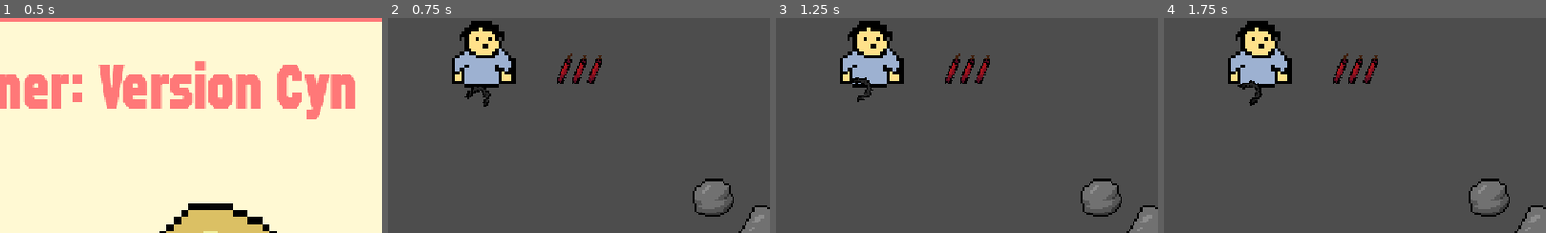
Above: before the commit, frames 1-4 (left to right).
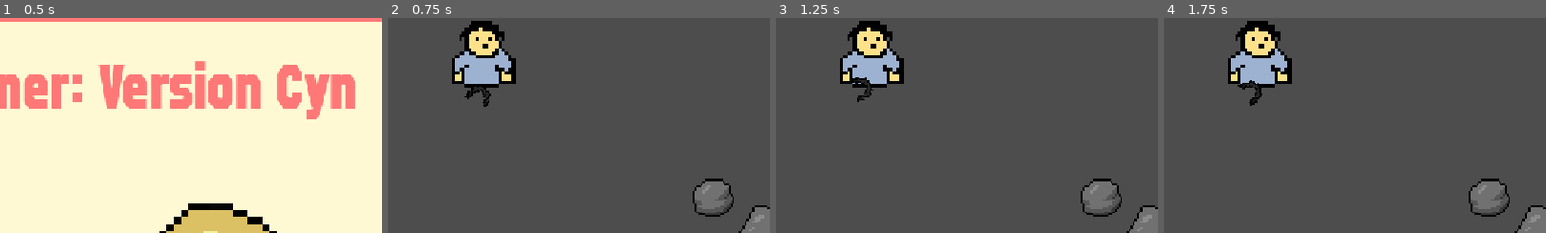
Above: after the commit, the same moments.

Repository: cindyschen/Gold-Miner-Version-Cyn
Game: Godot game, scene res://scenes/screens/main_menu.tscn
The game is run twice, just before and just after one commit, with the same random seed, the same clock (stepped at 60 frames per second) and the same inputs.
Inputs:
- Up to frame 1 (0.5 s): no input
- Up to frame 2 (0.75 s): click "Play" at 0.5 s
- Up to frame 3 (1.25 s): no input
- Up to frame 4 (1.75 s): tap W (throw_dynamite) at 1.35 s
The pictures show only the part of the screen within x 38-88%, y 0-50%; the shares and areas given below are measured in that part.

Frame 1 is identical in both runs. In frame 2, 0.7% of the frame differs, in the area x 44-56%, y 16-31%; in frame 3, 0.7%; in frame 4, 0.7%.

Commit message:
Dynamite functionality, shop basic layout

Diff:
--- a/scenes/dynamite.tscn
+++ b/scenes/dynamite_icon.tscn
@@ -1,14 +1,14 @@
 [gd_scene format=3 uid="uid://cxasos2ch8dfk"]
 
-[ext_resource type="Texture2D" uid="uid://brqi2cvcd7v27" path="res://assets/sprites/dynamite.png" id="1_rst6a"]
+[ext_resource type="Texture2D" uid="uid://brqi2cvcd7v27" path="res://assets/sprites/dynamite.png" id="1_r56ho"]
 
-[node name="dynamite" type="TextureRect" unique_id=1682750368]
+[node name="dynamiteIcon" type="TextureRect" unique_id=1682750368]
 custom_minimum_size = Vector2(48, 48)
 offset_right = 32.0
 offset_bottom = 32.0
 scale = Vector2(3, 3)
 offset_transform_enabled = true
 offset_transform_rotation = -0.37524578
-texture = ExtResource("1_rst6a")
+texture = ExtResource("1_r56ho")
 expand_mode = 1
 stretch_mode = 5
--- a/scenes/menu.tres
+++ b/scenes/menu.tres
@@ -23,6 +23,9 @@
 border_width_bottom = 6
 border_color = Color(1, 0.85882354, 0.6901961, 1)
 
+[sub_resource type="StyleBoxFlat" id="StyleBoxFlat_axncg"]
+bg_color = Color(1, 0.8, 0.72156864, 1)
+
 [resource]
 default_font = ExtResource("1_is4b8")
 Button/colors/font_color = Color(1, 0.47000003, 0.47000003, 1)
@@ -37,3 +40,5 @@
 RichTextLabel/constants/line_separation = 0
 RichTextLabel/constants/table_h_separation = 3
 RichTextLabel/font_sizes/normal_font_size = 96
+ShopPanelContainer/base_type = &"PanelContainer"
+ShopPanelContainer/styles/panel = SubResource("StyleBoxFlat_axncg")
--- /dev/null
+++ b/scenes/objects/dynamite.tscn
@@ -0,0 +1,24 @@
+[gd_scene format=3 uid="uid://cxbiq3sgrts4g"]
+
+[ext_resource type="Script" uid="uid://bwdm82dsqeiyn" path="res://scripts/dynamite.gd" id="1_5xtdh"]
+[ext_resource type="Texture2D" uid="uid://brqi2cvcd7v27" path="res://assets/sprites/dynamite.png" id="2_axncg"]
+
+[sub_resource type="RectangleShape2D" id="RectangleShape2D_1he41"]
+size = Vector2(12.8958235, 49.660595)
+
+[node name="dynamite" type="Area2D" unique_id=902899429]
+scale = Vector2(0.99999994, 0.99999994)
+script = ExtResource("1_5xtdh")
+
+[node name="dynamiteSprite" type="Sprite2D" parent="." unique_id=1651758820]
+scale = Vector2(3, 3)
+texture = ExtResource("2_axncg")
+region_rect = Rect2(3, 22, 10, 9)
+
+[node name="dynamiteCollision" type="CollisionShape2D" parent="." unique_id=83312666]
+position = Vector2(0.5593584, -0.44064158)
+rotation = 0.7853982
+scale = Vector2(0.9999993, 0.9999993)
+shape = SubResource("RectangleShape2D_1he41")
+
+[connection signal="area_entered" from="." to="." method="_on_area_entered"]
--- /dev/null
+++ b/scenes/shop.tscn
@@ -0,0 +1,66 @@
+[gd_scene format=3 uid="uid://c7mc41iqr7co2"]
+
+[ext_resource type="Script" uid="uid://cgbdegacgmexk" path="res://scripts/shop.gd" id="1_xfvoa"]
+[ext_resource type="Theme" uid="uid://cy1hwpgarqqen" path="res://scenes/menu.tres" id="2_1l46r"]
+
+[node name="Shop" type="Control" unique_id=1244187670]
+process_mode = 3
+layout_mode = 3
+anchors_preset = 15
+anchor_right = 1.0
+anchor_bottom = 1.0
+grow_horizontal = 2
+grow_vertical = 2
+script = ExtResource("1_xfvoa")
+
+[node name="PanelContainer" type="PanelContainer" parent="." unique_id=1712428855]
+custom_minimum_size = Vector2(1152, 648)
+layout_mode = 1
+anchors_preset = 8
+anchor_left = 0.5
+anchor_top = 0.5
+anchor_right = 0.5
+anchor_bottom = 0.5
+offset_left = -576.0
+offset_top = -324.0
+offset_right = 576.0
+offset_bottom = 324.0
+grow_horizontal = 2
+grow_vertical = 2
+theme = ExtResource("2_1l46r")
+theme_type_variation = &"ShopPanelContainer"
+
+[node name="VBoxContainer" type="VBoxContainer" parent="PanelContainer" unique_id=726857646]
+custom_minimum_size = Vector2(0, 500)
+custom_maximum_size = Vector2(-1, 500)
+layout_mode = 2
+size_flags_horizontal = 4
+size_flags_vertical = 4
+theme_override_constants/separation = 32
+
+[node name="ShopLabel" type="RichTextLabel" parent="PanelContainer/VBoxContainer" unique_id=1020998780]
+custom_minimum_size = Vector2(1000, 0)
+layout_mode = 2
+size_flags_vertical = 0
+offset_transform_enabled = true
+theme_override_constants/outline_size = 12
+text = "SHOP"
+fit_content = true
+horizontal_alignment = 1
+
+[node name="ItemsContainer" type="HBoxContainer" parent="PanelContainer/VBoxContainer" unique_id=767749244]
+custom_minimum_size = Vector2(700, 207)
+custom_maximum_size = Vector2(700, -1)
+layout_mode = 2
+size_flags_horizontal = 4
+size_flags_vertical = 3
+
+[node name="ContinueButton" type="Button" parent="PanelContainer/VBoxContainer" unique_id=476491006]
+custom_minimum_size = Vector2(300, 0)
+layout_mode = 2
+size_flags_horizontal = 8
+size_flags_vertical = 10
+offset_transform_enabled = true
+text = "Continue"
+
+[connection signal="pressed" from="PanelContainer/VBoxContainer/ContinueButton" to="." method="_on_continue_button_pressed"]
--- /dev/null
+++ b/scenes/shop_items/shop_dynamite.tscn
@@ -0,0 +1,36 @@
+[gd_scene format=3 uid="uid://ba2uuopscuilt"]
+
+[ext_resource type="Script" uid="uid://d1qxei57yutw7" path="res://scripts/shop_dynamite.gd" id="1_tlngg"]
+[ext_resource type="Texture2D" uid="uid://b70rrq86q0mhn" path="res://assets/sprites/shopdynamitehighlight.png" id="2_tkvyb"]
+[ext_resource type="Texture2D" uid="uid://bvohyyao7mkp5" path="res://assets/sprites/shopdynamite.png" id="2_tlngg"]
+[ext_resource type="Texture2D" uid="uid://cjc5w4dq27qek" path="res://assets/sprites/shopdynamitedisabled.png" id="4_hk01b"]
+[ext_resource type="Theme" uid="uid://cy1hwpgarqqen" path="res://scenes/menu.tres" id="4_u67qp"]
+
+[node name="shopDynamite" type="VBoxContainer" unique_id=898806892]
+custom_minimum_size = Vector2(144, 144)
+offset_right = 144.0
+offset_bottom = 144.0
+script = ExtResource("1_tlngg")
+
+[node name="shopDynamiteButton" type="TextureButton" parent="." unique_id=1723714847]
+custom_minimum_size = Vector2(144, 144)
+layout_mode = 2
+texture_normal = ExtResource("2_tlngg")
+texture_hover = ExtResource("2_tkvyb")
+texture_disabled = ExtResource("4_hk01b")
+ignore_texture_size = true
+stretch_mode = 5
+
+[node name="dynamitePrice" type="RichTextLabel" parent="." unique_id=1887877009]
+custom_maximum_size = Vector2(144, 144)
+layout_mode = 2
+theme = ExtResource("4_u67qp")
+theme_override_colors/default_color = Color(1, 1, 1, 1)
+theme_override_constants/line_separation = -15
+theme_override_font_sizes/normal_font_size = 48
+text = "MAXED OUT"
+fit_content = true
+autowrap_mode = 2
+horizontal_alignment = 1
+
+[connection signal="pressed" from="shopDynamiteButton" to="." method="_on_shop_dynamite_button_pressed"]
--- a/scenes/stage_1.tscn
+++ b/scenes/stage_1.tscn
@@ -113,9 +113,9 @@
 z_index = -1
 anchors_preset = 10
 anchor_bottom = 0.0
-offset_left = 100.0
+offset_left = 70.0
 offset_top = -270.0
-offset_right = 100.0
+offset_right = 70.0
 offset_bottom = -270.0
 grow_vertical = 1
 
@@ -128,4 +128,7 @@
 [node name="WinScreen" parent="." unique_id=983766163 instance=ExtResource("12_jm8fe")]
 visible = false
 
+[node name="Dynamite" type="Node2D" parent="." unique_id=882310191]
+position = Vector2(100, -270)
+
 [connection signal="timeout" from="Timer" to="." method="_on_timer_timeout"]
--- a/scenes/stage_2.tscn
+++ b/scenes/stage_2.tscn
@@ -10,9 +10,11 @@
 [ext_resource type="PackedScene" uid="uid://botblmta3vhof" path="res://scenes/objects/biggoldii.tscn" id="8_fbmvv"]
 [ext_resource type="FontFile" uid="uid://co840at5ck4b2" path="res://assets/fonts/Refuel Eb Cond.otf" id="8_rg1e5"]
 [ext_resource type="PackedScene" uid="uid://dwak76m1bp6gm" path="res://scenes/screens/pause_menu.tscn" id="9_5dmcs"]
+[ext_resource type="PackedScene" uid="uid://cr7camf0iuxdr" path="res://scenes/objects/smallrock.tscn" id="9_5gc2f"]
 [ext_resource type="Script" uid="uid://bl452ktrkekli" path="res://scripts/lost_screen.gd" id="10_8mhh4"]
 [ext_resource type="PackedScene" uid="uid://cqpiyhf2x6lj1" path="res://scenes/screens/lost_screen.tscn" id="11_ogfy0"]
 [ext_resource type="PackedScene" uid="uid://chqawjpjc5bji" path="res://scenes/screens/win_screen.tscn" id="12_axq8d"]
+[ext_resource type="PackedScene" uid="uid://43t2cabbk8nt" path="res://scenes/dynamite_ui.tscn" id="14_fbmvv"]
 
 [node name="stage2" type="Node2D" unique_id=41017793]
 script = ExtResource("1_x5gfk")
@@ -65,6 +67,9 @@
 [node name="biggold3" parent="Objects" unique_id=962535828 instance=ExtResource("8_fbmvv")]
 position = Vector2(321.99997, 93.99999)
 
+[node name="smallrock" parent="Objects" unique_id=2142927055 instance=ExtResource("9_5gc2f")]
+position = Vector2(-282, -69)
+
 [node name="Labels" type="Node2D" parent="." unique_id=1669983485]
 
 [node name="StageLabel" type="Label" parent="Labels" unique_id=1205865145]
@@ -115,4 +120,16 @@
 visible = false
 next_stage = "res://scenes/stage_3.tscn"
 
+[node name="DynamiteUI" parent="." unique_id=1976093421 instance=ExtResource("14_fbmvv")]
+z_index = -1
+anchors_preset = 10
+anchor_bottom = 0.0
+offset_left = 70.0
+offset_top = -270.0
+offset_right = 70.0
+offset_bottom = -270.0
+grow_vertical = 1
+
+[node name="Dynamite" type="Node2D" parent="." unique_id=942417722]
+
 [connection signal="timeout" from="Timer" to="." method="_on_timer_timeout"]
--- a/scenes/stage_3.tscn
+++ b/scenes/stage_3.tscn
@@ -15,6 +15,7 @@
 [ext_resource type="Script" uid="uid://bl452ktrkekli" path="res://scripts/lost_screen.gd" id="10_nw3p2"]
 [ext_resource type="PackedScene" uid="uid://cqpiyhf2x6lj1" path="res://scenes/screens/lost_screen.tscn" id="11_ngeu7"]
 [ext_resource type="PackedScene" uid="uid://chqawjpjc5bji" path="res://scenes/screens/win_screen.tscn" id="12_4g8we"]
+[ext_resource type="PackedScene" uid="uid://43t2cabbk8nt" path="res://scenes/dynamite_ui.tscn" id="16_e25t1"]
 
 [node name="stage3" type="Node2D" unique_id=41017793]
 script = ExtResource("1_6xofg")
@@ -122,4 +123,16 @@
 [node name="WinScreen" parent="." unique_id=983766163 instance=ExtResource("12_4g8we")]
 visible = false
 
+[node name="DynamiteUI" parent="." unique_id=1976093421 instance=ExtResource("16_e25t1")]
+z_index = -1
+anchors_preset = 10
+anchor_bottom = 0.0
+offset_left = 70.0
+offset_top = -270.0
+offset_right = 70.0
+offset_bottom = -270.0
+grow_vertical = 1
+
+[node name="Dynamite" type="Node2D" parent="." unique_id=1459992516]
+
 [connection signal="timeout" from="Timer" to="." method="_on_timer_timeout"]
--- a/scripts/claw.gd
+++ b/scripts/claw.gd
@@ -3,8 +3,10 @@
 const SWING_ANGLE= 80.0
 const SWING_SPEED= 2.0
 const DROP_SPEED = 500
-const RETRACT_SPEED = 600
+const RETRACT_SPEED = 1000
 const PADDING = 100
+const DYNAMITE= preload("res://scenes/objects/dynamite.tscn")
+const DYNAMITE_SPEED = 1000
 
 var direction = Vector2.DOWN
 var dropping = false
@@ -12,15 +14,18 @@
 var object_retracting = false
 var swing_time = 0
 var start_position: Vector2
+var global_start_position: Vector2
 var object_retract_speed = 600
 var object: Area2D
 
+@onready var dynamite_folder: Node2D = $"../../Dynamite"
 @onready var line: Line2D = $"../Line2D"
 @onready var ray_cast: RayCast2D = $RayCast2D
 @onready var pickup_point: Marker2D = $"../Marker2D"
 
 func _ready() -> void:
 	start_position = position
+	global_start_position = global_position
 
 func _process(delta: float) -> void:
 	var screen_size = get_viewport_rect().size
@@ -55,10 +60,21 @@
 			position = start_position
 			retracting = false
 	elif object_retracting:
-		print("hi")
+		if Input.is_action_just_pressed("throw_dynamite") and GameManager.dynamite > 0:
+			print("dynamite thrown!")
+			var dynamite = DYNAMITE.instantiate()
+			dynamite_folder.add_child(dynamite)
+			dynamite.dynamite_hit.connect(_on_dynamite_hit)
+			dynamite.global_position = global_start_position
+			dynamite.direction = Vector2.DOWN.rotated(rotation)
+			GameManager.use_dynamite()
 		position = position.move_toward(start_position, object_retract_speed*delta)
 		if position.is_equal_approx(start_position):
 			GameManager.add_points(object.points)
 			object.queue_free()
 			position = start_position
 			object_retracting = false
+
+func _on_dynamite_hit():
+	object_retracting = false
+	retracting = true
--- /dev/null
+++ b/scripts/dynamite.gd
@@ -0,0 +1,16 @@
+extends Area2D
+
+const SPEED = 1000
+
+signal dynamite_hit
+var direction: Vector2
+var hit = false
+
+func _process(delta):
+	position+= direction *SPEED *delta
+
+func _on_area_entered(area: Area2D) -> void:
+	dynamite_hit.emit()
+	hit = true
+	area.queue_free()
+	queue_free()
--- a/scripts/dynamite_ui.gd
+++ b/scripts/dynamite_ui.gd
@@ -2,13 +2,19 @@
 
 @onready var dynamite_container: HBoxContainer = $DynamiteContainer
 
-const DYNAMITE_SCENE = preload("res://scenes/dynamite.tscn")
+const DYNAMITE_SCENE = preload("res://scenes/dynamite_icon.tscn")
 # Called when the node enters the scene tree for the first time.
 func _ready() -> void:
+	GameManager.dynamite_changed.connect(update)
 	for i in range(GameManager.dynamite):
 		var dynamite = DYNAMITE_SCENE.instantiate()
 		dynamite_container.add_child(dynamite)
 
 # Called every frame. 'delta' is the elapsed time since the previous frame.
-func _process(delta: float) -> void:
-	pass
+func update():
+	for child in dynamite_container.get_children():
+		child.queue_free()
+
+	for i in range(GameManager.dynamite):
+		var dynamite = DYNAMITE_SCENE.instantiate()
+		dynamite_container.add_child(dynamite)
--- a/scripts/game_manager.gd
+++ b/scripts/game_manager.gd
@@ -1,10 +1,27 @@
 extends Node
+
+const MAX_DYNAMITES = 20
 
 var score = 0
 var goals = [300,1000,2000,3000]
 var stage = 0
-var dynamite = 3
+var dynamite = 0
+var next_stage: String = "res://scenes/stage_2.tscn"
+
+signal dynamite_changed()
 
 func add_points(points: int):
 	score += points
 	print(score)
+
+func subtract_points(points: int):
+	score -= points
+	print(score)
+
+func use_dynamite():
+	dynamite -= 1
+	dynamite_changed.emit()
+
+func add_dynamite():
+	dynamite+= 1
+	dynamite_changed.emit()
--- /dev/null
+++ b/scripts/shop.gd
@@ -0,0 +1,15 @@
+extends Control
+
+const DYNAMITE= preload("res://scenes/shop_items/shop_dynamite.tscn")
+@onready var items_container: HBoxContainer = $PanelContainer/VBoxContainer/ItemsContainer
+
+# Called when the node enters the scene tree for the first time.
+func _ready() -> void:
+	var sell_dynamite = randi_range(0,1)
+	if sell_dynamite == 1:
+		var dynamite = DYNAMITE.instantiate()
+		items_container.add_child(dynamite)
+
+func _on_continue_button_pressed() -> void:
+	get_tree().paused = false
+	get_tree().change_scene_to_file(GameManager.next_stage)
--- /dev/null
+++ b/scripts/shop_dynamite.gd
@@ -0,0 +1,21 @@
+extends VBoxContainer
+
+
+@onready var dynamite_sprite: Sprite2D = $dynamiteSprite
+@onready var dynamite_price: RichTextLabel = $dynamitePrice
+@onready var shop_dynamite_button: TextureButton = $shopDynamiteButton
+
+var price = randi_range(50,100)
+
+func _ready():
+	if GameManager.dynamite == GameManager.MAX_DYNAMITES:
+		shop_dynamite_button.disabled = true
+		dynamite_price.text = "MAXED OUT"
+	else:
+		dynamite_price.text = "$" + str(price)
+
+
+func _on_shop_dynamite_button_pressed() -> void:
+	GameManager.add_dynamite()
+	GameManager.subtract_points(price)
+	queue_free()
--- a/scripts/win_screen.gd
+++ b/scripts/win_screen.gd
@@ -8,7 +8,8 @@
 
 func _on_continue_button_pressed() -> void:
 	get_tree().paused = false
-	get_tree().change_scene_to_file(next_stage)
+	GameManager.next_stage = next_stage
+	get_tree().change_scene_to_file("res://scenes/shop.tscn")
 
 func _on_restart_button_pressed() -> void:
 	get_tree().paused = false
Binary file added: assets/sprites/shopdynamite.png
Not shown, added: assets/sprites/shopdynamite.png.import
Binary file added: assets/sprites/shopdynamitedisabled.png
Not shown, changed: assets/sprites/shopdynamitedisabled.png.import
Binary file added: assets/sprites/shopdynamitehighlight.png
Not shown, added: assets/sprites/shopdynamitehighlight.png.import
Binary file removed: scenes/dynamite.png
Not shown, added: scripts/dynamite.gd.uid
Not shown, added: scripts/shop.gd.uid
Not shown, added: scripts/shop_dynamite.gd.uid
